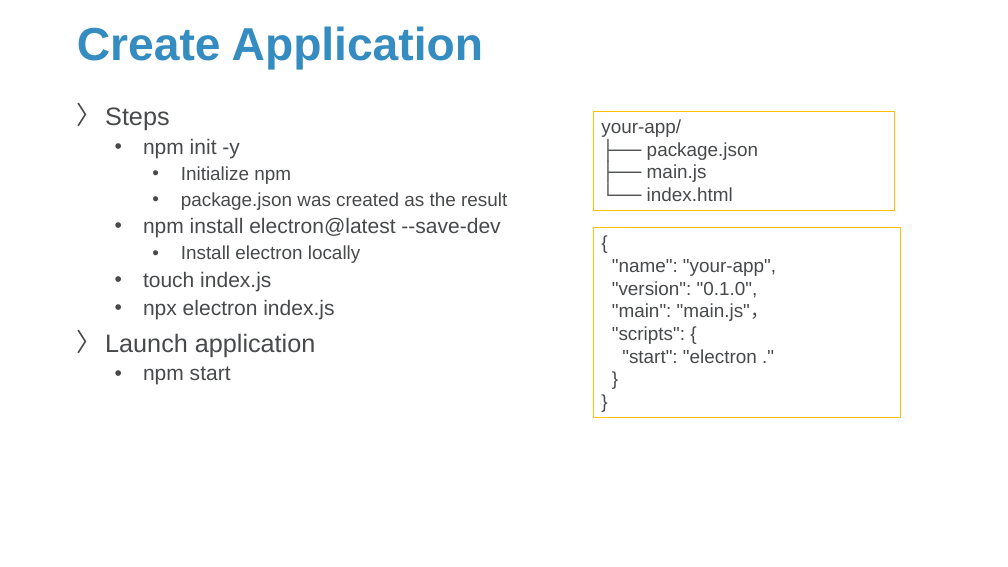
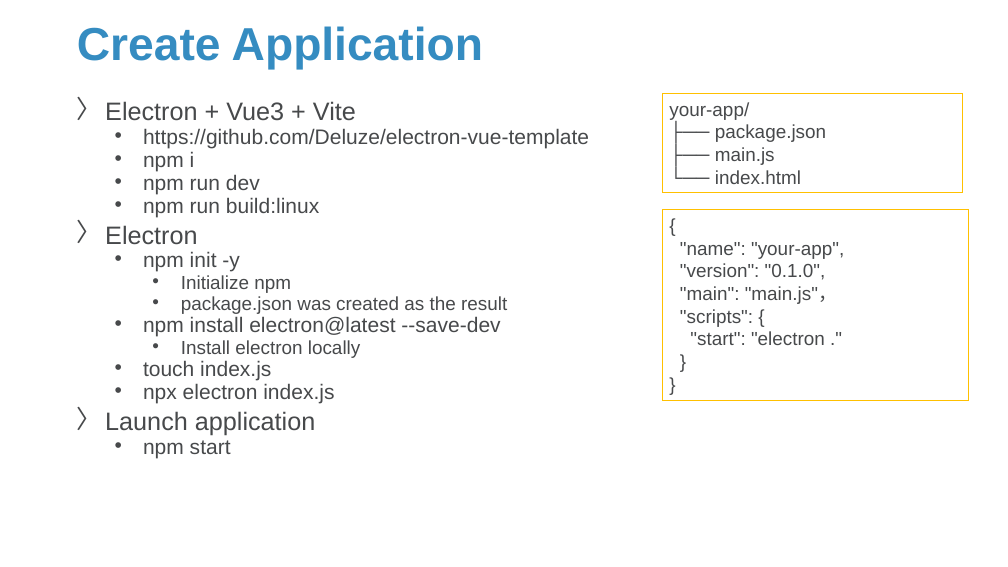
Before and after one commit to Sparks-Lu/TechNotes, a slide deck: slide 9 of Web/Electron-Notes.pptx. Drawn at 1008x567 pixels with LibreOffice and Linux fonts; fonts in the diff are those of the drawing; background and template pictures are left out. Boxes give left, top, right and bottom in pixels: in the first picture for what was removed or moved away, otherwise in the second. Text is boxed around its words. In the diff, an @@ line names an element or a change of style, - is before the commit and + after.

```diff
--- a/Web/Electron-Notes.pptx
+++ b/Web/Electron-Notes.pptx
@@ text at (x1=105, y1=101, x2=589, y2=245): text changed; size 24 to 20 pt @@
-〉 Steps
+〉 Electron + Vue3 + Vite
+  • https://github.com/Deluze/electron-vue-template
+  • npm i
+  • npm run dev
+  • npm run build:linux
+〉 Electron
@@ rectangle "your-app/" moved from (x1=594, y1=111, x2=895, y2=210) to (x1=662, y1=94, x2=963, y2=193) @@
@@ rectangle "{" moved from (x1=594, y1=228, x2=901, y2=418) to (x1=662, y1=210, x2=969, y2=401) @@
@@ text at (x1=105, y1=251, x2=507, y2=458): line spacing 0.9 to 0.7 @@
```
Also in this commit, not shown: 4 other slides changed, 1 slide added, 2 slides removed, 22 other files.
